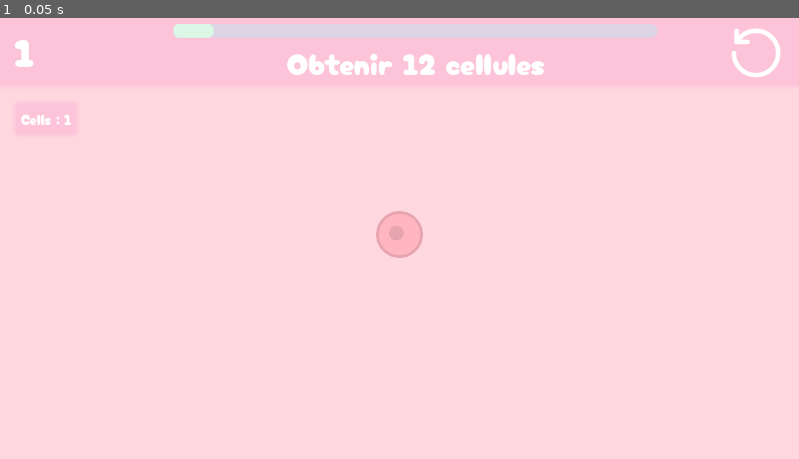
Above: before the commit, frame 1.
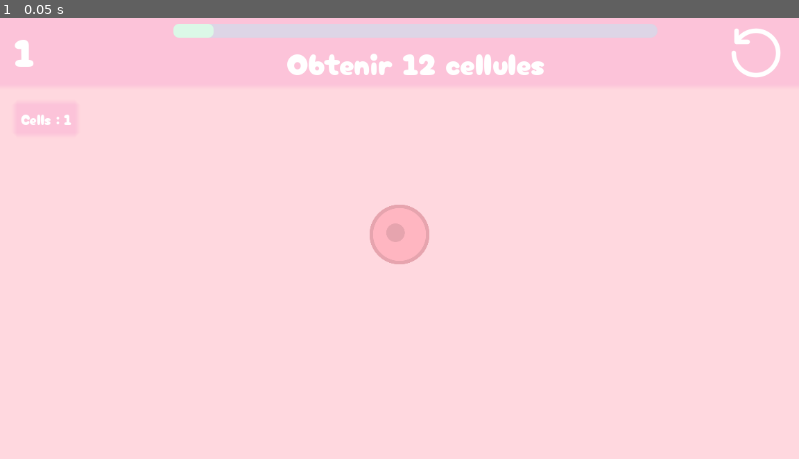
Above: after the commit, the same moment.

Repository: JungoQuentin/Doom2
Game: Godot game, scene res://main.tscn
The game is run twice, just before and just after one commit, with the same random seed, the same clock (stepped at 60 frames per second) and the same inputs.
Inputs:
- Up to frame 1 (0.05 s): no input

The runs differ from the first frame. In frame 1, 0.4% of the frame differs, in the area x 46-54%, y 42-56%.

Commit message:
Camera zoom

Diff:
--- a/Cell.gd
+++ b/Cell.gd
@@ -59,4 +59,4 @@
 	self.can_merge = false
 
 func _to_string() -> String:
-	return "CELL[T" + str(self.kind) + " pos:" + str(self.center) + "]"
+	return "Cell[T" + str(self.kind) + " pos:" + str(self.center) + "]"
--- a/hex_grid.gd
+++ b/hex_grid.gd
@@ -4,8 +4,8 @@
 const CENTER:= Vector2i(1_000, 1_000)
 const TIME_BETWEEN_MULTIPLE_SPAWN = 0.05
 const hex_ratio: float = 2/sqrt(3)
-const h: float = 50.0 # Cell size
-const cam_smoothing: float = 0.005
+const h: int = 64 # Cell size
+const cam_smoothing: float = 0.002
 
 
 ## Stores the coods (Vec2i) of every filled tile
@@ -38,7 +38,7 @@
 
 	$Camera2D.position = tile_to_pos(CENTER)
 
-	GravitateTimer.timeout.connect(try_to_move_to_center)
+	GravitateTimer.timeout.connect(move_cells_to_center)
 	FactoriesTimer.timeout.connect(factory)
 	AutoMergeTimer.timeout.connect(select_auto_merge)
 	AutoMergeHighlightTimer.timeout.connect(auto_merge)
@@ -51,7 +51,7 @@
 		var mesh = QuadMesh.new()
 		mesh.size = h * Vector2.ONE * Cell.size[kind]
 		multi_mesh.mesh = mesh
-		multi_mesh.instance_count = 1000
+		multi_mesh.instance_count = 5000
 		multi_mesh_instance.multimesh = multi_mesh
 		# TODO utiliser différentes assets
 		multi_mesh_instance.texture = load("res://assets/img/Cell-Type1.svg")
@@ -68,27 +68,24 @@
 		for i in nb_instances:
 			var cell = cells[kind][i]
 			var pos = tile_to_pos(cell.center)
-			var transform = Transform2D(PI, Vector2.ONE, 0.0, pos)
-			multi_mesh_instances[kind].multimesh.set_instance_transform_2d(i, transform)
-
-
-func _process(delta: float) -> void:
+			var mesh_transform = Transform2D(PI, Vector2.ONE, 0.0, pos)
+			multi_mesh_instances[kind].multimesh.set_instance_transform_2d(i, mesh_transform)
+
+
+func _process(delta: float):
 	t += delta
 
 	update_multi_mesh_instances()
 	queue_redraw()
 
-	if cells[0].size() < 2:
-		return
-	var cell_centers = cells[0].map(func(cell): return cell.center)
-	# Move cam to center of mass
-	#TODO var tot = cell_centers.reduce(func sum(accum, number): return accum + number, Vector2i.ZERO)
-	#TODO $Camera2D.position = $Camera2D.position * (1 - cam_smoothing) + tile_to_pos(tot / len(cells)) * cam_smoothing
-	# Zoom cam to see all
-	var cells_y = cell_centers.map(func(pos): return pos.y)
-	var zoom = max(1, (cells_y.max() - cells_y.min()) * h / 600)
-	if 1 / zoom < $Camera2D.zoom.x:
-		$Camera2D.zoom = $Camera2D.zoom * (1 - cam_smoothing) + Vector2.ONE / zoom * cam_smoothing
+	# Camera zoom
+	var window_size = get_viewport_rect().size
+	var cells_y = coords.keys().map(func(pos): return pos.y)
+	var v_max = max(cells_y.max() - CENTER.y, CENTER.y - cells_y.min()) + 1
+	var cells_x = coords.keys().map(func(pos): return pos.y)
+	var h_max = max(cells_x.max() - CENTER.x, CENTER.x - cells_x.min()) + 1
+	var zoom = max(1, 2 * h * max(v_max / window_size.y, h_max / window_size.x))
+	$Camera2D.zoom = $Camera2D.zoom * (1 - cam_smoothing) + Vector2.ONE / zoom * cam_smoothing
 
 
 func _draw():
@@ -143,7 +140,7 @@
 func select_auto_merge():
 	if auto_merge_step < 1:
 		return
-	var filtered_cells: Array[Cell] = cells[0]
+	var filtered_cells: Array = cells[0]
 	if filtered_cells.is_empty():
 		return
 	auto_mergeable_cells.clear()
@@ -210,18 +207,16 @@
 	return h * Vector2(hex_ratio * tile_coords.x + odd * 0.5, tile_coords.y)
 
 ## Bouge une cellule vers le centre si possible
-func try_to_move_to_center():
-	for cells_of_kind in cells:
-		for cell in cells_of_kind:
-			var proba = 0.3 + 0.7 * (1.0 - exp(-cell.kind))
-			if cell.center == CENTER or randf() > proba:
-				return
-			var angle = rad_to_deg(Vector2(CENTER - cell.center).angle())
-			angle += (randf() - 0.5) * 90
-			var direction = Utils.angle_to_direction(angle)
+func move_cells_to_center():
+	if coords.size() < 6:
+		return
+	for kind in range(Cell.NB_TYPES): # range(Cell.NB_TYPES - 1, -1, -1):
+		for cell in cells[kind]:
+			if cell.center == CENTER:
+				continue
+			var direction = Utils.angle_to_direction(rad_to_deg(Vector2(CENTER - cell.center).angle()) + (randf() - 0.5) * 90)
 			var new_position = Utils.moved_in_dir(cell.center, direction)
-
-			if not Utils.are_there_bigger_or_same_cells_around(new_position, coords, cell.kind, cell):
+			if not Utils.are_there_bigger_or_same_cells_around(new_position, coords, kind, cell):
 				move_cell(cell, direction)
 
 ## Déplace une cellule dans une direction
@@ -251,8 +246,8 @@
 
 ## Delete the cell and corresponding coords
 func delete_cell(cell: Cell):
-	for cells_of_kind in cells:
-		if cells_of_kind.has(cell):
-			cells_of_kind.remove_at(cells_of_kind.find(cell))
+	var cells_of_kind = cells[cell.kind]
+	if cells_of_kind.has(cell):
+		cells_of_kind.remove_at(cells_of_kind.find(cell))
 	for child in cell.childs:
 		coords.erase(child)
--- a/ui.gd
+++ b/ui.gd
@@ -51,7 +51,7 @@
 	for cells_of_kind in game.cells:
 		cells_count.append(cells_of_kind.size())
 
-	var nb_counted = left_grid.get_child_count() / 2
+	var nb_counted = int(left_grid.get_child_count()) / 2
 	if cells_count[nb_counted] > 0:
 		var new_label = left_grid.get_child(0).duplicate()
 		new_label.text = Cell.NAMES[nb_counted] + " :"
